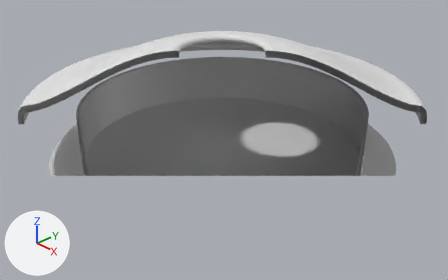
The Blender file Assets/Objects/Room.blend as it was, and as the next commit left it.
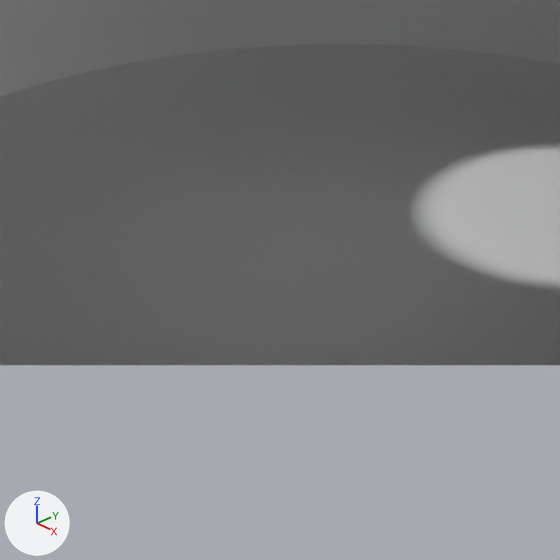
Each version appears first whole from a 50 mm lens placed at (18.03, -16.89, 12.54), pointed at (0.44, -0.33, 0.69), and next in a close-up on the part from 31% to 62% of the width and 31% to 80% of the height. The lights are fixed; the arrows at lower left show +X, +Y and +Z. The older version's two pictures come first. Everything nearer to the camera than a plane just in front of the edit is cut away.

Before the edit, the objects in view are built like this:
```python
me_floor = bpy.data.meshes.new('Floor')
me_floor.from_pydata(...)  # 192 vertices, 1 face, 96 loose edges; spans x -7.5..7.5, y -7.5..7.5, z 0.0
me_parapet_001 = bpy.data.meshes.new('Parapet.001')
me_parapet_001.from_pydata(...)  # 1024 vertices, 512 faces; spans x -6.0..6.0, y -6.0..6.0, z 0.0..2.2
ob_floor = bpy.data.objects.new('Floor', me_floor)
ob_floor.location = (0.0, 0.0, 0.0)
ob_parapet = bpy.data.objects.new('Parapet', me_parapet_001)
ob_parapet.location = (0.0, 0.0, 0.0)
_m = ob_parapet.modifiers.new('Solidify', 'SOLIDIFY')
_m.thickness = 0.15
_m.offset = 1.0
```
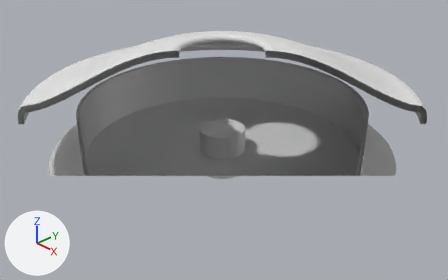
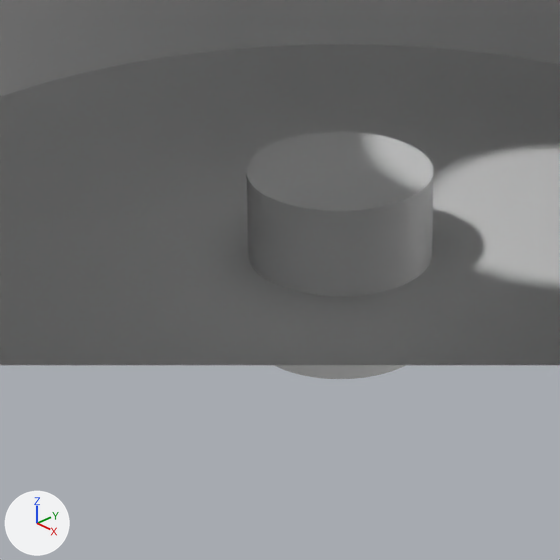
Boxes (x1, y1, x2, y2) around the edits, measured in the close-ups (560 x 560 px):
'Cylinder', added
    after: (246, 132, 434, 379)

The change in detail:
Mesh me_cylinder_002 is new.
It is a 128-sided cylinder along z spanning x -1.0..1.0, y -1.0..1.0, z -1.0..1.0.
Object 'Cylinder' (ob_cylinder) is new; it shows me_cylinder_002.
Its location is (0.0, 0.0, 0.0).
